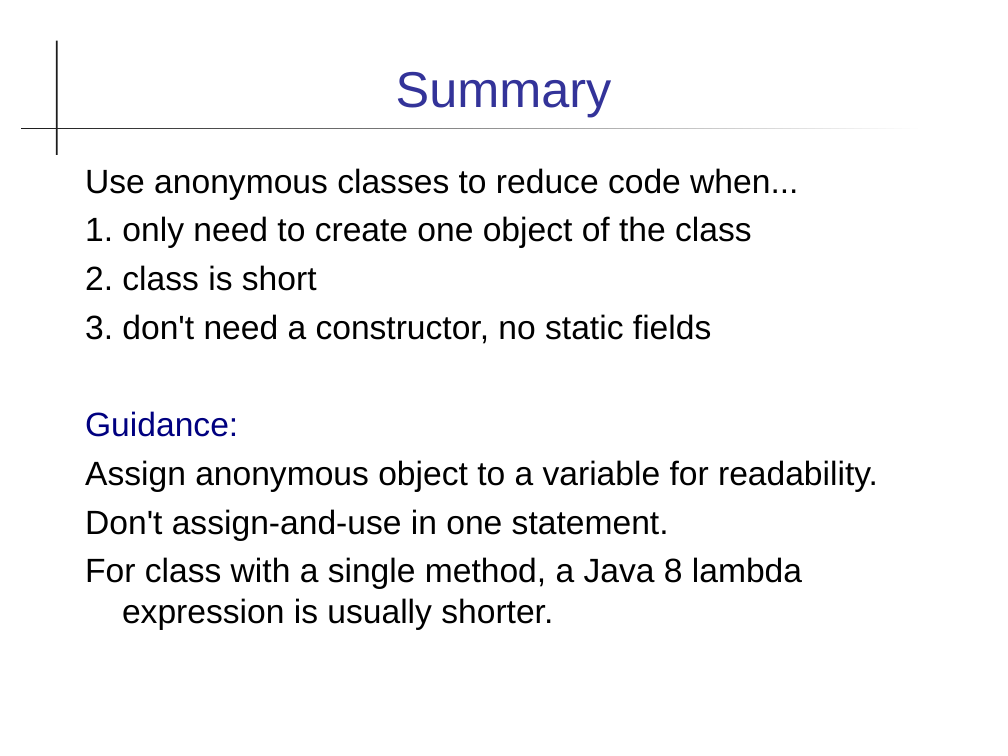
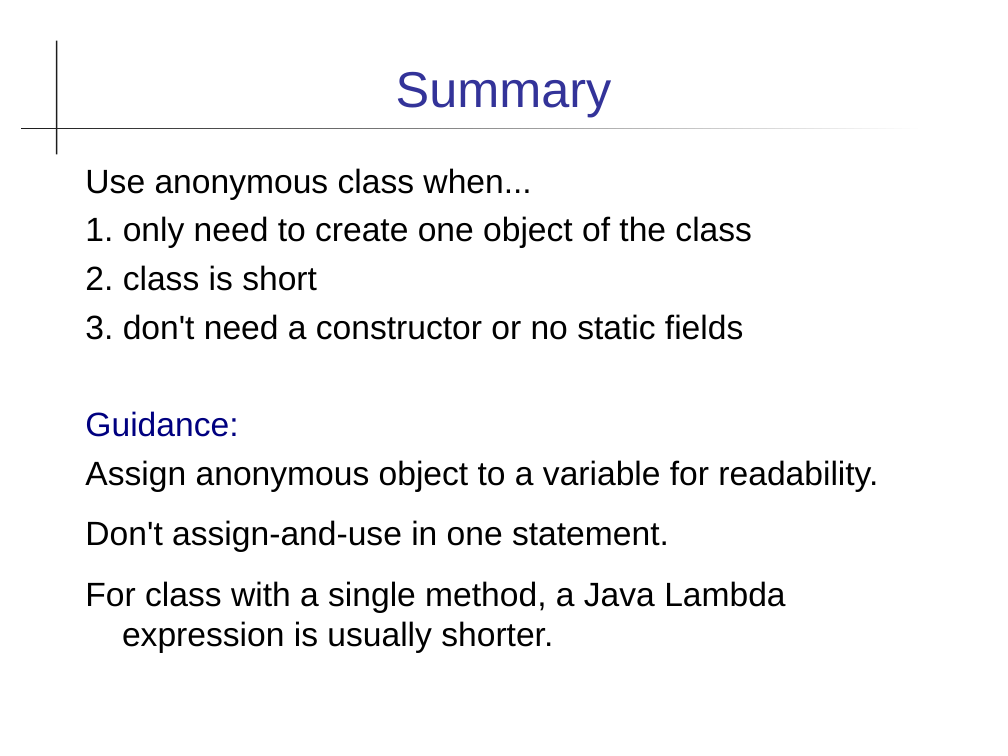
Before and after one commit to skeoop/skeoop.github.io, a slide deck: slide 14 of java-intermed/Anonymous-Class.ppt (slide 17 before the commit). Drawn at 1008x756 pixels with LibreOffice and Linux fonts; fonts in the diff are those of the drawing. Boxes give left, top, right and bottom in pixels: in the first picture for what was removed or moved away, otherwise in the second. Text is boxed around its words. In the diff, an @@ line names an element or a change of style, - is before the commit and + after.

Commit message:
update Method Reference, Streams, Anonymous Class

```diff
--- a/java-intermed/Anonymous-Class.ppt
+++ b/java-intermed/Anonymous-Class.ppt
@@ text at box(85, 168, 531, 200): text changed @@
-Use anonymous classes to reduce code when...
+Use anonymous class when...
@@ text at box(85, 216, 878, 552): indent changed; more space between paragraphs @@
@@ text at box(85, 314, 743, 340): text changed @@
-3. don't need a constructor, no static fields
+3. don't need a constructor or no static fields
@@ text at box(85, 581, 785, 653): text changed @@
-For class with a single method, a Java 8 lambda expression is usually shorter.
+For class with a single method, a Java Lambda expression is usually shorter.
```
Also in this commit, not shown: 7 other slides changed, 1 slide added, 4 slides removed, 13 other files.
